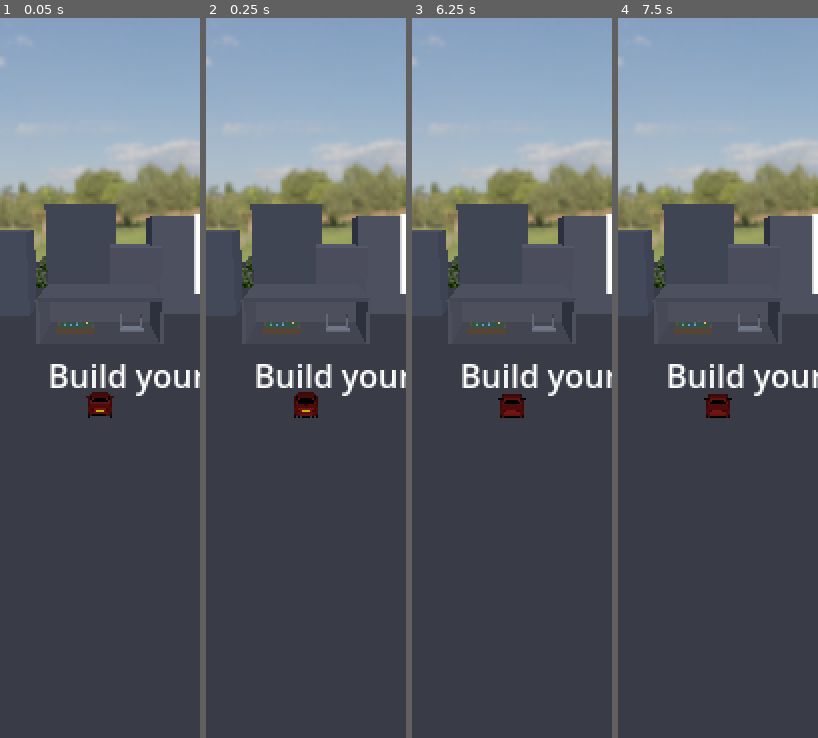
Above: before the commit, frames 1-4 (left to right).
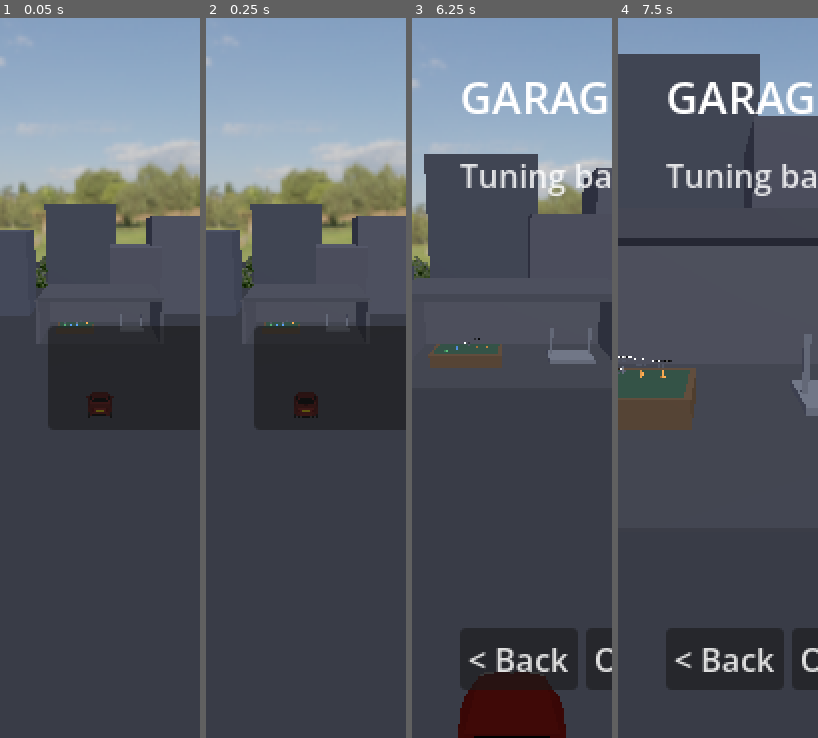
Above: after the commit, the same moments.

Repository: felixxwu/TAPPA
Game: Godot game, scene res://hq.tscn
Same seed, same stepped clock (60 frames per second), same inputs: the game is played once before the commit and once after it.
Inputs (mouse positions are in pixels of both pictures, inside the frame that each line leads up to):
- Up to frame 1 (0.05 s): no input
- Up to frame 2 (0.25 s): no input
- Up to frame 3 (6.25 s): tap Enter (menu_select) at 0.5 s; move the mouse to (556, 342) at 0.52 s; hold Right (menu_right) 0.53-1.25 s; tap C (cycle_camera) at 0.6 s; click (556, 342) at 0.67 s; drag from (472, 414) to (502, 522) at 1.27 s; tap R (reset_car) at 2, 4.25, 5, 5.75 s; move the mouse to (532, 219) at 2.02 s; hold Right (menu_right) 2.03-2.75 s; tap T (toggle_gearbox) at 2.1 s; click "< Back" at 2.75 s; drag from (502, 522) to (452, 270) at 3.52 s; move the mouse to (572, 486) at 4.27 s; hold Left (menu_left) 4.28-5 s; hold Shift 4.28-5 s; drag from (452, 270) to (482, 198) at 5.02 s; move the mouse to (522, 378) at 5.77 s; hold S (brake_reverse) from 5.78 s (still down); tap Ctrl at 5.85 s; click (522, 378) at 5.92 s
- Up to frame 4 (7.5 s): release S (brake_reverse) at 6.5 s; drag from (688, 198) to (678, 414) at 6.52 s; tap R (reset_car) at 7.25 s; move the mouse to (762, 342) at 7.27 s; hold W (accelerate) from 7.28 s (still down); tap Y (cycle_drive_mode) at 7.35 s

The runs differ from the first frame. In frame 1, 11% of the frame differs, in the area x 24-100%, y 27-58%; in frame 2, 11%; in frame 3, 24%; in frame 4, 33%, in the area x 0-100%, y 2-94%.

Commit message:
Drop title-screen text, leave just the Start button
The exterior/title station showed a "RALLY HQ" heading and a tagline
subtitle above Start. Remove both (and the now-unused spacer) so the title
screen is just the Start button over the parked-collection backdrop. Docs
synced.

Co-Authored-By: Claude Opus 4.8 <noreply@anthropic.com>
Claude-Session: https://claude.ai/code/session_01WmeUPHSgc7DT7Ftn2RwH9c

Diff:
--- a/rally/scripts/hq.gd
+++ b/rally/scripts/hq.gd
@@ -2,8 +2,8 @@
 # HQ — the meta-game hub (todo/menus.md location 1), now a DIEGETIC 3D space the
 # camera flies through (todo/diegetic-hq.md) instead of flat overlay screens. One
 # world; the camera moves between "stations":
-#   * EXTERIOR — the boot/title shot: block buildings + the outdoor car park. A
-#     title + Start button. Start flies the camera into the garage.
+#   * EXTERIOR — the boot/title shot: block buildings + the outdoor car park, with
+#     just a Start button. Start flies the camera into the garage.
 #   * GARAGE   — a block garage interior holding the MAP TABLE and the TUNING LIFT.
 #     Tap the table to see the rallies; tap the lift to tune (coming later).
 #   * TABLE    — a near-top-down look at the table's 3D map. Tap a rally pin to open
@@ -493,22 +493,8 @@
 	var root: VBoxContainer = made[1]
 	root.alignment = BoxContainer.ALIGNMENT_CENTER
 
-	var title := Label.new()
-	title.text = "RALLY HQ"
-	title.horizontal_alignment = HORIZONTAL_ALIGNMENT_CENTER
-	title.add_theme_font_size_override("font_size", 56)
-	root.add_child(title)
-
-	var sub := Label.new()
-	sub.text = "Build your garage. Win rallies. Reach the Showdown."
-	sub.horizontal_alignment = HORIZONTAL_ALIGNMENT_CENTER
-	sub.add_theme_font_size_override("font_size", 16)
-	root.add_child(sub)
-
-	var spacer := Control.new()
-	spacer.custom_minimum_size = Vector2(0, 16)
-	root.add_child(spacer)
-
+	# Title screen is just the Start button over the parked-collection backdrop —
+	# no title/subtitle text.
 	var start := Button.new()
 	start.text = "Start"
 	start.focus_mode = Control.FOCUS_NONE
Not shown, changed: rally/features/menus.md
Not shown, changed: rally/todo/diegetic-hq.md
